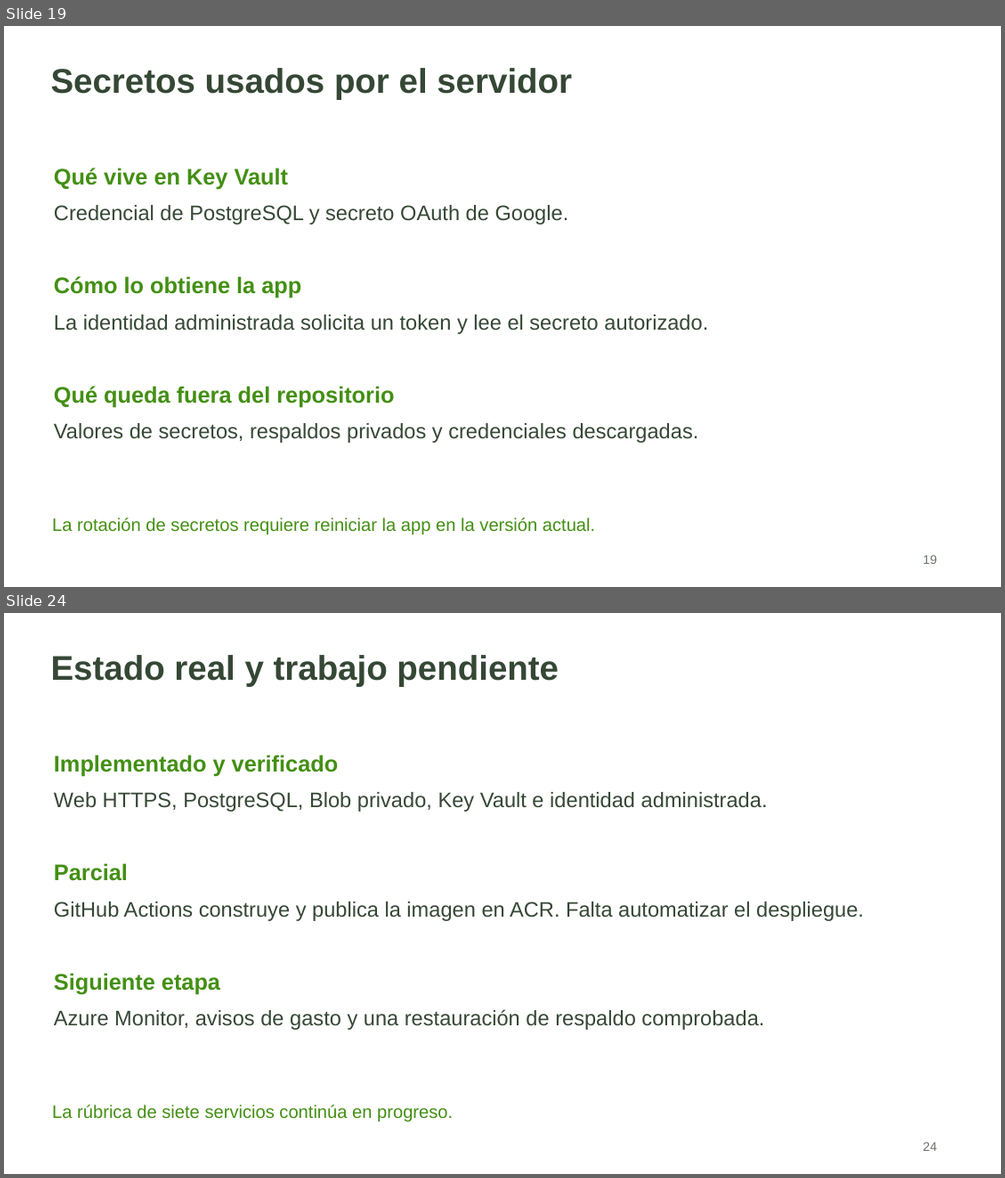
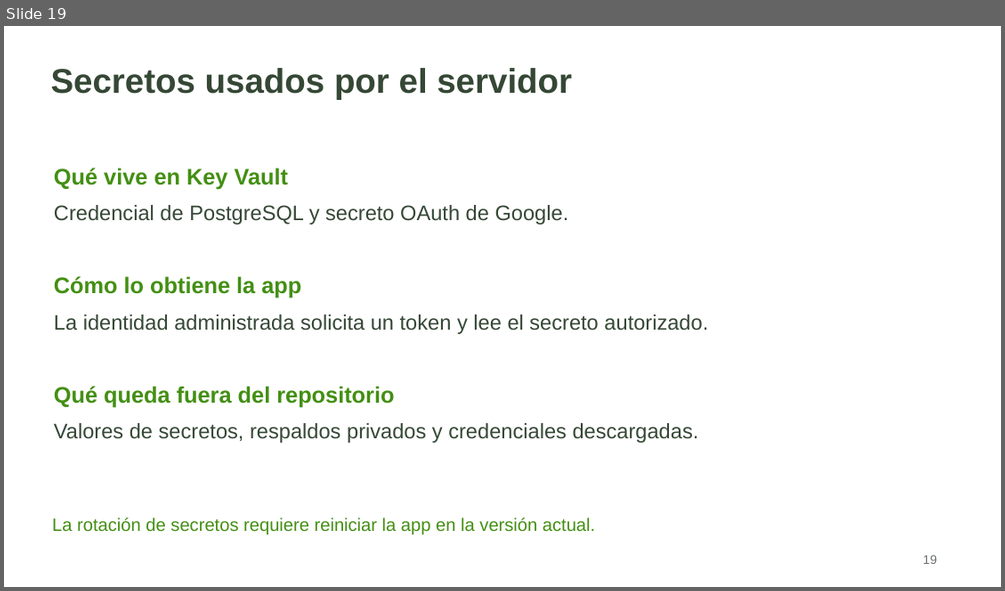
Before and after one commit to lizardoenm12/semilla-cloud, a slide deck: docs/presentaciones/Asistente_Negocios_Arquitectura_y_Defensa.pptx. Shown one above the other, each under a label of ours: slides 19 and 24 before the commit, slide 19 after it; the slides between them are not shown. The pictures are 1005x1178 and 1005x591 pixels, drawn with LibreOffice and Linux fonts; fonts in the diff are those of the drawing. Boxes give left, top, right and bottom in pixels: in the first picture for what was removed or moved away, otherwise in the second. Text is boxed around its words. In the diff, an @@ line names an element or a change of style, - is before the commit and + after.

Commit message:
Documentar siete integraciones verificadas y actualizar presentación y defensa

```diff
--- a/docs/presentaciones/Asistente_Negocios_Arquitectura_y_Defensa.pptx
+++ b/docs/presentaciones/Asistente_Negocios_Arquitectura_y_Defensa.pptx
@@ slide 24 removed at (4,613,1001,1174), background #FFFFFF @@
@@ text removed at (51,655,558,686) @@
-Estado real y trabajo pendiente
@@ text removed at (54,755,339,777) @@
-Implementado y verificado
@@ text removed at (54,792,768,811) @@
-Web HTTPS, PostgreSQL, Blob privado, Key Vault e identidad administrada.
@@ text removed at (54,863,128,881) @@
-Parcial
@@ text removed at (54,901,864,921) @@
-GitHub Actions construye y publica la imagen en ACR. Falta automatizar el despliegue.
@@ text removed at (54,973,220,995) @@
-Siguiente etapa
@@ text removed at (54,1009,764,1030) @@
-Azure Monitor, avisos de gasto y una restauración de respaldo comprobada.
@@ text removed at (52,1104,453,1122) @@
-La rúbrica de siete servicios continúa en progreso.
@@ text removed at (922,1142,937,1151) @@
-24
```
Also in this commit, not shown: 11 slides changed, 4 slides added, 1 other slide removed, 19 other files.
